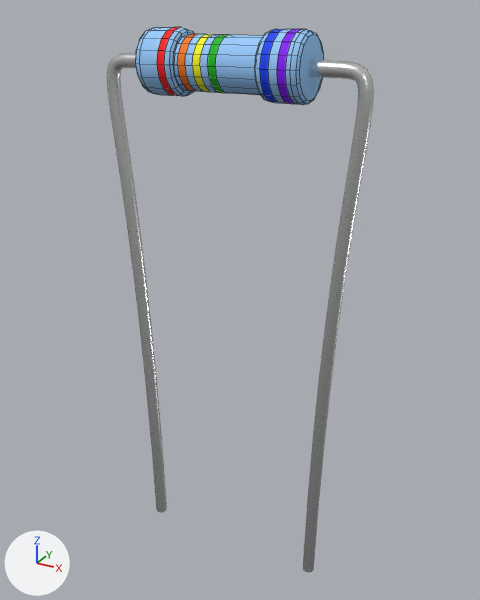
Two versions of the FBX model Assets/Models/Components/Resistor/Resistor.fbx, one commit apart.
Both versions are drawn from a 50 mm camera at (0.01148, -0.03378, 0.0232) aimed at (0.00018, -0.01323, 0.01293). Lighting does not change. The marker at lower left points along +X, +Y and +Z. The older version comes first. Mesh edges are drawn as thin lines on the coarser meshes. Where no turn or scale is listed for an object, it has been applied to the vertices. Vertices at exactly the same position are counted once.

The first picture shows 'Legs.002', 'Resistor-Axial Blue'.
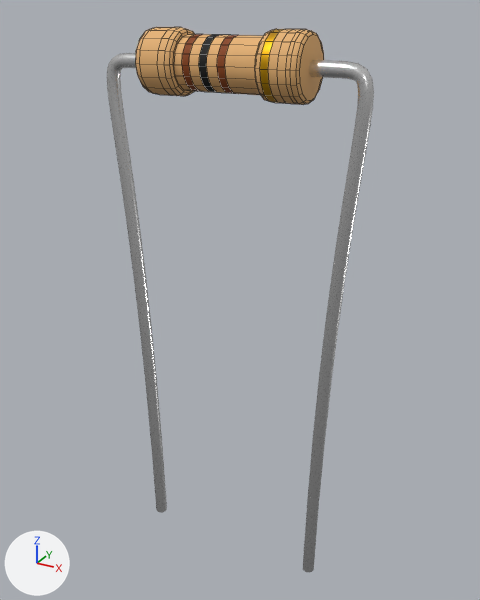
Commit message: Fixed resistor materials to match real world resistor

Location of each change, (x1, y1, x2, y2) in pixels of the pictures (480 x 600 px; the box of a moved part takes in the faces that stretch with it):
'Resistor-Axial Blue', reshaped, recoloured (blue to orange)
    both: (135, 27, 324, 105)
part 1 of me_cylinder_008, moved or reshaped
    before: (174, 34, 198, 91)
    after: (174, 34, 204, 92)
part 2 of me_cylinder_008, moved or reshaped
    before: (185, 34, 212, 92)
    after: (189, 34, 220, 93)
part 3 of me_cylinder_008, moved or reshaped
    before: (200, 35, 263, 95)
    after: (206, 35, 263, 95)
part 4 of me_cylinder_008, recoloured (blue to orange)
    both: (135, 27, 324, 105)
part 5 of me_cylinder_008, recoloured (lighter)
    both: (157, 27, 181, 96)
part 6 of me_cylinder_008, recoloured (orange to brown)
    both: (182, 34, 198, 91)
part 7 of me_cylinder_008, recoloured
    before: (192, 34, 212, 92)
    after: (199, 35, 220, 93)
part 8 of me_cylinder_008, recoloured
    before: (207, 35, 228, 93)
    after: (217, 35, 238, 94)
part 9 of me_cylinder_008, recoloured (blue to yellow)
    both: (260, 29, 284, 103)
part 10 of me_cylinder_008, recoloured
    both: (277, 29, 301, 104)

The change, as a diff of the scene's bpy script:
```diff
--- a/Assets/Models/Components/Resistor/Resistor.fbx.py
+++ b/Assets/Models/Components/Resistor/Resistor.fbx.py
@@ mat_epoxy @@
+mat_epoxy = principled_material('Epoxy')
+mat_epoxy.base_color = (0.8, 0.448, 0.171)  # orange #e7b373
+mat_epoxy.roughness = 0.75
@@ mat_black @@
+mat_black = principled_material('Black')
+mat_black.base_color = (0.0, 0.0, 0.0)  # black #000000
+mat_black.roughness = 0.75
@@ mat_brown @@
+mat_brown = principled_material('Brown')
+mat_brown.base_color = (0.25, 0.05, 0.00182)  # brown #893f06
+mat_brown.roughness = 0.75
@@ mat_gold @@
+mat_gold = principled_material('Gold')
+mat_gold.base_color = (0.701, 0.376, 0.0144)  # yellow #daa520
+mat_gold.metallic = 1.0
@@ me_cylinder_008 @@
 me_cylinder_008.from_pydata(...)  # 384 vertices, 372 faces; spans x -0.003..0.003, y -0.00111..0.00109, z -0.00109..0.00111
 # used by ob_resistor_axial_blue; location = (0.0, -0.01375, 0.0215)
+# me_cylinder_008 part 1: all 32 vertices in x -0.00136..-0.00107, y -0.00091..0.00089, z -0.00089..0.00091 are moved by (0.00016, 0.0, 0.0)
+# me_cylinder_008 part 2: all 32 vertices in x -0.00079..-0.0005, y -0.00091..0.00089, z -0.00089..0.00091 are moved by (0.00025, 0.0, 0.0)
+# me_cylinder_008 part 3: all 32 vertices in x -0.00021..0.00007, y -0.00091..0.00089, z -0.00089..0.00091 are moved by (0.00035, 0.0, 0.0)
+# me_cylinder_008 part 4: all 276 faces that had it switch from mat_epoxy_blue (blue #98ccfd) to mat_epoxy (orange #e7b373)
+# me_cylinder_008 part 5: all 16 faces that had it switch from mat_red (red #ff0000) to mat_epoxy (orange #e7b373)
+# me_cylinder_008 part 6: all 16 faces that had it switch from mat_orange (orange #ff7c00) to mat_brown (brown #893f06)
+# me_cylinder_008 part 7: all 16 faces that had it switch from mat_yellow (yellow #ffff00) to mat_black (black #000000)
+# me_cylinder_008 part 8: all 16 faces that had it switch from mat_green (green #00bc00) to mat_brown (brown #893f06)
+# me_cylinder_008 part 9: all 16 faces that had it switch from mat_blue (blue #003fff) to mat_gold (yellow #daa520)
+# me_cylinder_008 part 10: all 16 faces that had it switch from mat_purple (purple #8900ff) to mat_epoxy (orange #e7b373)
```
